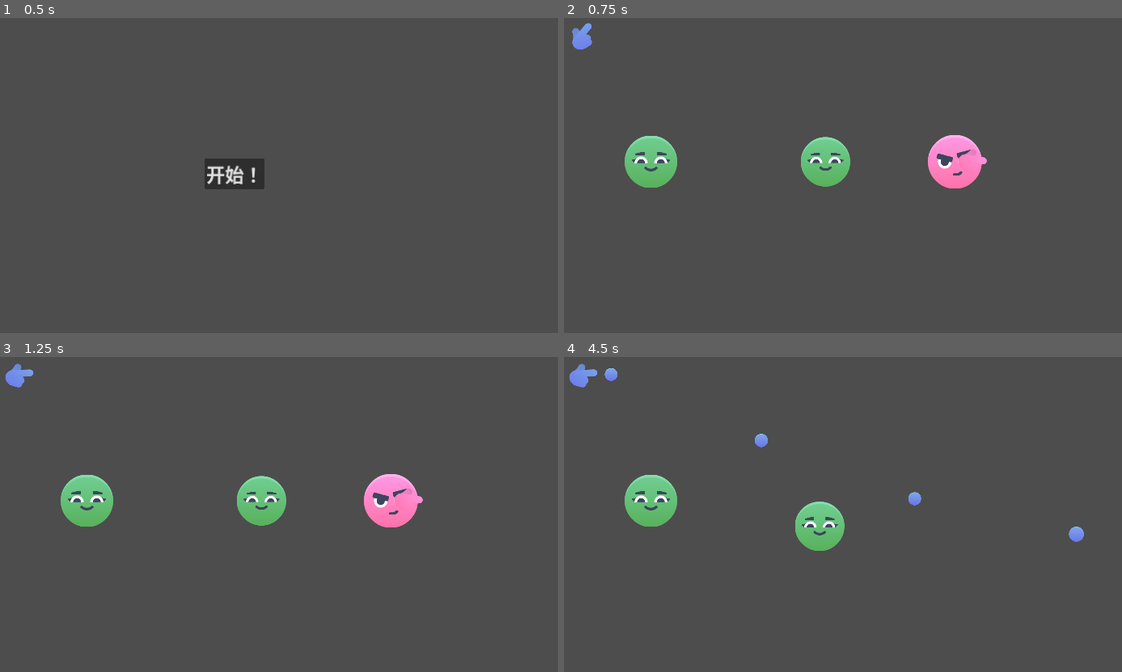
Above: before the commit, frames 1-4 (two rows, left to right).
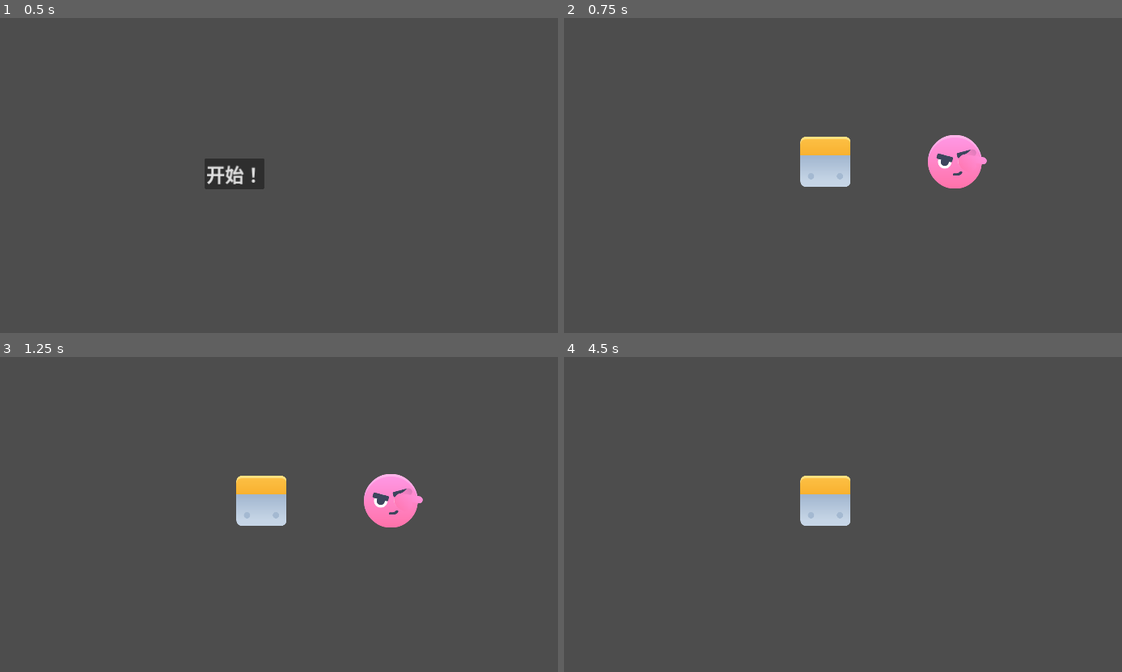
Above: after the commit, the same moments.

Repository: bluepinapple/DontTouchMe
Game: Godot game, scene res://scene/main_menu/main_menu.tscn
Same seed, same stepped clock (60 frames per second), same inputs: the game is played once before the commit and once after it.
Inputs:
- Up to frame 1 (0.5 s): no input
- Up to frame 2 (0.75 s): click "开始！" at 0.5 s
- Up to frame 3 (1.25 s): no input
- Up to frame 4 (4.5 s): hold D (move_right) 1.28-2.03 s; hold S (move_down) 2.03-2.78 s; hold D (move_right) 2.78-3.53 s; hold W (move_up) 3.53-4.28 s; hold A (move_left) from 4.28 s (still down)

Frame 1 is identical in both runs. In frame 2, 2.8% of the frame differs, in the area x 1-52%, y 1-54%; in frame 3, 2.8%; in frame 4, 3.7%, in the area x 0-94%, y 2-62%.

Commit message:
Enable to spwan static slime

Diff:
--- a/game_object/Bullet/bullet.gd
+++ b/game_object/Bullet/bullet.gd
@@ -10,9 +10,19 @@
 	scale = scale * randf_range(0.9,1.1)
 
 
+func _process(delta):
+	if scale > Vector2(3.0,3.0):
+		BulletCollisionComponent.bomb_bigger(self)
+	elif scale < Vector2(0.1,0.1):
+		scale = Vector2(0.1,0.1)
+
+
 func _physics_process(delta):
 	move_and_slide()
 	get_tree().create_timer(5).timeout.connect(func on_timer_timeout():queue_free())
+
+func set_collision_shape_2d_state(state:bool):
+	collision_shape_2d.disabled = state
 
 
 func get_radius():
--- a/game_object/Bullet/bullet.tscn
+++ b/game_object/Bullet/bullet.tscn
@@ -8,9 +8,14 @@
 
 [sub_resource type="CircleShape2D" id="CircleShape2D_noan0"]
 
+[sub_resource type="PhysicsMaterial" id="PhysicsMaterial_edukw"]
+bounce = 0.8
+
+[sub_resource type="CircleShape2D" id="CircleShape2D_f47nj"]
+
 [node name="Bullet" type="CharacterBody2D" groups=["bullet"]]
 scale = Vector2(0.51659, 0.51659)
-collision_layer = 7
+collision_layer = 151
 collision_mask = 16
 motion_mode = 1
 script = ExtResource("1_unvej")
@@ -35,3 +40,11 @@
 [node name="CollisionShape2D" type="CollisionShape2D" parent="."]
 scale = Vector2(3.61986, 3.61986)
 shape = SubResource("CircleShape2D_noan0")
+
+[node name="RigidBody2D" type="RigidBody2D" parent="."]
+collision_mask = 16
+physics_material_override = SubResource("PhysicsMaterial_edukw")
+
+[node name="CollisionShape2D" type="CollisionShape2D" parent="RigidBody2D"]
+scale = Vector2(3.46668, 3.46668)
+shape = SubResource("CircleShape2D_f47nj")
--- a/game_object/Bullet/player_bullet.gd
+++ b/game_object/Bullet/player_bullet.gd
@@ -3,23 +3,37 @@
 @export var max_speed :int = 1000
 @export var acceleration : float = 1000
 
+@onready var rigid_body_2d = $RigidBody2D
 @onready var area_2d = $Area2D
 @onready var collision_shape_2d = $Area2D/CollisionShape2D
 
+var desired_velocity : Vector2 = Vector2.ZERO
+
 func _ready():
 	scale = scale * randf_range(0.9,1.1)
+
+func _process(delta):
+	if scale > Vector2(3.0,3.0):
+		BulletCollisionComponent.bomb_bigger(self)
+	elif scale < Vector2(0.1,0.1):
+		scale = Vector2(0.1,0.1)
 
 
 func _physics_process(delta):
 	move_and_slide()
 	get_tree().create_timer(5).timeout.connect(func on_timer_timeout():queue_free())
 
+
+func set_collision_shape_2d_state(state:bool):
+	collision_shape_2d.disabled = state
+
+
 func get_radius():
 	var circle_shape =collision_shape_2d.shape as CircleShape2D
 	return circle_shape.radius * scale.x * collision_shape_2d.scale.x
 
 func accelerate_straight(direction : Vector2):
-	var desired_velocity = direction * max_speed
+	desired_velocity = direction * max_speed
 	velocity = velocity.lerp(desired_velocity , 1-exp(-acceleration * get_process_delta_time()))
 
 
--- a/game_object/Bullet/player_bullet.tscn
+++ b/game_object/Bullet/player_bullet.tscn
@@ -6,27 +6,34 @@
 
 [sub_resource type="CircleShape2D" id="CircleShape2D_6xp8r"]
 
-[node name="PlayerBullet" type="CharacterBody2D" groups=["bullet"]]
+[sub_resource type="CircleShape2D" id="CircleShape2D_x2myd"]
+
+[node name="PlayerBullet" type="CharacterBody2D" groups=["player_bullet"]]
 scale = Vector2(0.51659, 0.51659)
-collision_layer = 7
+collision_layer = 151
 collision_mask = 16
 motion_mode = 1
 script = ExtResource("1_fkikb")
 
 [node name="Sprite2D" type="Sprite2D" parent="."]
-position = Vector2(0, -40)
+position = Vector2(0, -0.651192)
 texture = ExtResource("2_48f6y")
 
 [node name="Area2D" type="Area2D" parent="."]
+position = Vector2(0, 3.8147e-06)
 collision_layer = 118
 collision_mask = 16
 
 [node name="CollisionShape2D" type="CollisionShape2D" parent="Area2D"]
 light_mask = 0
 visibility_layer = 0
-position = Vector2(0, -40)
+position = Vector2(0, -7.62939e-06)
 scale = Vector2(4.86814, 4.86814)
 shape = SubResource("CircleShape2D_6xp8r")
 
 [node name="CombineComponet" parent="." node_paths=PackedStringArray("touch_area") instance=ExtResource("3_qyv5y")]
 touch_area = NodePath("../Area2D")
+
+[node name="CollisionShape2D" type="CollisionShape2D" parent="."]
+scale = Vector2(3.71425, 3.71425)
+shape = SubResource("CircleShape2D_x2myd")
--- a/game_object/Enemy/enemy.gd
+++ b/game_object/Enemy/enemy.gd
@@ -18,9 +18,14 @@
 	run_away(delta)
 	move_and_slide()
 	if scale > Vector2(3.0,3.0):
-		BulletCollisionComponent.free_the_little_one(self)
-	elif scale < Vector2(0.3,0.3):
-		scale = Vector2(0.3,0.3)
+		BulletCollisionComponent.bomb_bigger(self)
+	elif scale < Vector2(0.1,0.1):
+		scale = Vector2(0.1,0.1)
+
+
+func set_collision_shape_2d_state(state:bool):
+	touch_collision.disabled = state
+
 
 func get_radius():
 	var radius = touch_collision.shape as CircleShape2D
--- a/game_object/Enemy/enemy.tscn
+++ b/game_object/Enemy/enemy.tscn
@@ -23,7 +23,7 @@
 
 [node name="TouchArea2D" type="Area2D" parent="."]
 unique_name_in_owner = true
-collision_layer = 30
+collision_layer = 158
 collision_mask = 12
 
 [node name="TouchCollision" type="CollisionShape2D" parent="TouchArea2D"]
--- /dev/null
+++ b/game_object/barraier/barrier.gd
@@ -0,0 +1,48 @@
+extends StaticBody2D
+
+@onready var right_area_2d = %RightArea2D
+@onready var up_area_2d = %UpArea2D
+@onready var down_area_2d = %DownArea2D
+@onready var left_area_2d = %LeftArea2D
+
+func _ready():
+	right_area_2d.area_entered.connect(on_right_area_entered)
+	left_area_2d.area_entered.connect(on_left_area_entered)
+	up_area_2d.area_entered.connect(on_up_area_entered)
+	down_area_2d.area_entered.connect(on_down_area_entered)
+
+
+func on_right_area_entered(other_area:Node2D):
+	var other = other_area.get_parent() as CharacterBody2D
+	if other.is_in_group("bullet") || other.is_in_group("player_bullet"):
+		var bounce_dir = Vector2(1,-1)
+		other.desired_velocity = other.desired_velocity * bounce_dir
+		other.accelerate_straight(other.desired_velocity/other.max_speed)
+		print("1")
+
+
+func on_left_area_entered(other_area:Node2D):
+	var other = other_area.get_parent()
+	if other.is_in_group("bullet") || other.is_in_group("player_bullet"):
+		var bounce_dir = Vector2(1,-1)
+		other.desired_velocity = other.desired_velocity * bounce_dir
+		other.accelerate_straight(other.desired_velocity/other.max_speed)
+		print("2")
+
+
+func on_up_area_entered(other_area:Node2D):
+	var other = other_area.get_parent()
+	if other.is_in_group("bullet") || other.is_in_group("player_bullet"):
+		var bounce_dir = Vector2(-1,1)
+		other.desired_velocity = other.desired_velocity * bounce_dir
+		other.accelerate_straight(other.desired_velocity/other.max_speed)
+		print("3")
+
+
+func on_down_area_entered(other_area:Node2D):
+	var other = other_area.get_parent()
+	if other.is_in_group("bullet") || other.is_in_group("player_bullet"):
+		var bounce_dir = Vector2(-1,1)
+		other.desired_velocity = other.desired_velocity * bounce_dir
+		other.accelerate_straight(other.desired_velocity/other.max_speed)
+		print("4")
--- /dev/null
+++ b/game_object/barraier/barrier.tscn
@@ -0,0 +1,63 @@
+[gd_scene load_steps=5 format=3 uid="uid://bylxnw3t4c1ca"]
+
+[ext_resource type="Texture2D" uid="uid://nmaglmfxxqpf" path="res://game_object/barraier/tile.png" id="1_xrh8q"]
+[ext_resource type="Script" path="res://game_object/barraier/barrier.gd" id="1_yb4re"]
+
+[sub_resource type="RectangleShape2D" id="RectangleShape2D_dcl2o"]
+
+[sub_resource type="RectangleShape2D" id="RectangleShape2D_k331f"]
+size = Vector2(165, 165)
+
+[node name="Barrier" type="StaticBody2D"]
+collision_layer = 255
+script = ExtResource("1_yb4re")
+
+[node name="Sprite2D" type="Sprite2D" parent="."]
+scale = Vector2(0.932756, 0.932756)
+texture = ExtResource("1_xrh8q")
+
+[node name="CollisionShape2D" type="CollisionShape2D" parent="."]
+scale = Vector2(6.39405, 6.39405)
+shape = SubResource("RectangleShape2D_dcl2o")
+
+[node name="RightArea2D" type="Area2D" parent="."]
+unique_name_in_owner = true
+position = Vector2(79, 0)
+scale = Vector2(0.0399998, 0.96)
+collision_layer = 0
+collision_mask = 17
+
+[node name="CollisionShape2D" type="CollisionShape2D" parent="RightArea2D"]
+shape = SubResource("RectangleShape2D_k331f")
+
+[node name="UpArea2D" type="Area2D" parent="."]
+unique_name_in_owner = true
+position = Vector2(5.18696e-13, -79)
+rotation = -1.5708
+scale = Vector2(0.0399998, 1)
+collision_layer = 0
+collision_mask = 17
+
+[node name="CollisionShape2D" type="CollisionShape2D" parent="UpArea2D"]
+shape = SubResource("RectangleShape2D_k331f")
+
+[node name="DownArea2D" type="Area2D" parent="."]
+unique_name_in_owner = true
+position = Vector2(9.59233e-14, 79)
+rotation = -1.5708
+scale = Vector2(0.0399998, 1)
+collision_layer = 0
+collision_mask = 17
+
+[node name="CollisionShape2D" type="CollisionShape2D" parent="DownArea2D"]
+shape = SubResource("RectangleShape2D_k331f")
+
+[node name="LeftArea2D" type="Area2D" parent="."]
+unique_name_in_owner = true
+position = Vector2(-79, 0)
+scale = Vector2(0.0399998, 0.96)
+collision_layer = 0
+collision_mask = 17
+
+[node name="CollisionShape2D" type="CollisionShape2D" parent="LeftArea2D"]
+shape = SubResource("RectangleShape2D_k331f")
--- a/game_object/player/Player.gd
+++ b/game_object/player/Player.gd
@@ -4,10 +4,10 @@
 @export var acceleration_smoothing = 100
 @onready var area_2d = $Area2D
 @onready var visuals = $Visuals as Node2D
-@onready var hurt_shape_2d = %hurtShape2D
+@onready var hurt_shape_2d = $Area2D/CollisionShape2D
 
 func _ready():
-	GameEvent.scale_changed.connect(on_player_scale_changed)
+	GameEvent.player_scale_changed.connect(on_player_scale_changed)
 	area_2d.area_entered.connect(on_body_entered)
 
 
@@ -26,7 +26,7 @@
 
 func get_radius():
 	var circle_shape = hurt_shape_2d.shape as CircleShape2D
-	return circle_shape.radius
+	return circle_shape.radius * scale.x * hurt_shape_2d.scale.x
 
 func get_movement_vecter():
 
@@ -40,14 +40,29 @@
 	var other = other_node.get_parent() as CharacterBody2D
 	if other == null:
 		return
-	GameEvent.emit_player_scale_changed(other.scale)
+	var self_radius = get_radius()
+	var other_radius = other.get_radius()
 
+	if other.is_in_group("player_bullet"):
+		other_radius = other_radius * .8
+	var increas_percent = sqrt(self_radius*self_radius + other_radius*other_radius) / self_radius
+	var result_scale = scale * increas_percent
+	if result_scale > Vector2(10,10):
+		BulletCollisionComponent.bomb_bigger(self)
+	else :
+		var tween = create_tween()
+		tween.tween_property(self,"scale",result_scale,.2).set_ease(Tween.EASE_IN).set_trans(Tween.TRANS_CUBIC)
 
-func on_player_scale_changed(scale_amount:Vector2):
-	var scale_increase = scale + scale_amount
-	var tween = create_tween()
-	tween.tween_property(self,"scale",scale_increase,.2).set_ease(Tween.EASE_IN).set_trans(Tween.TRANS_CUBIC)
-	if scale > Vector2(3.0,3.0):
-		scale = Vector2(3.0,3.0)
-	elif scale < Vector2(0.3,0.3):
-		scale = Vector2(0.3,0.3)
+func on_player_scale_changed(other_node:CharacterBody2D):
+	if other_node.is_in_group("player_bullet"):
+		var bullet_radius = other_node.get_radius()
+		var player_radius = get_radius()
+		if player_radius <= bullet_radius:
+			scale = Vector2(.1,.1)
+		else :
+			var increas_percent = sqrt(player_radius*player_radius - bullet_radius*bullet_radius) / player_radius
+			var result_scale = scale * increas_percent
+			var tween = create_tween()
+			tween.tween_property(self,"scale",result_scale,.2).set_ease(Tween.EASE_IN).set_trans(Tween.TRANS_CUBIC)
+	else :
+		pass
--- a/game_object/player/Player.tscn
+++ b/game_object/player/Player.tscn
@@ -18,16 +18,12 @@
 acceleration_smoothing = 20
 
 [node name="Area2D" type="Area2D" parent="."]
-collision_layer = 20
+collision_layer = 244
 collision_mask = 2
 
-[node name="hurtShape2D" type="CollisionShape2D" parent="Area2D"]
-unique_name_in_owner = true
-light_mask = 0
-visibility_layer = 0
-scale = Vector2(10.5319, 10.5319)
-shape = SubResource("CircleShape2D_1l4n5")
-debug_color = Color(0, 0.6, 0.701961, 0.419608)
+[node name="CollisionShape2D" type="CollisionShape2D" parent="Area2D"]
+scale = Vector2(10.532, 10.532)
+shape = SubResource("CircleShape2D_ewhyf")
 
 [node name="Visuals" type="Node2D" parent="."]
 
--- a/game_object/shoot_device/shoot_device.gd
+++ b/game_object/shoot_device/shoot_device.gd
@@ -5,10 +5,10 @@
 @onready var touch_collision = %TouchCollision
 
 func _process(delta):
-	if scale > Vector2(5.0,5.0):
-		BulletCollisionComponent.free_the_little_one(self)
-	elif scale < Vector2(0.3,0.3):
-		scale = Vector2(0.3,0.3)
+	if scale > Vector2(10.0,10.0):
+		BulletCollisionComponent.bomb_bigger(self)
+	elif scale < Vector2(0.1,0.1):
+		scale = Vector2(0.1,0.1)
 
 
 func get_radius():
--- a/game_object/static_slime/static_slime.gd
+++ b/game_object/static_slime/static_slime.gd
@@ -1,19 +1,60 @@
 extends CharacterBody2D
 
 @onready var touch_area_2d = %TouchArea2D
-@onready var collision_shape_2d = $CollisionShape2D
+@onready var collision_shape_2d = $TouchArea2D/CollisionShape2D
 @onready var check_area_2d = %CheckArea2D
 
 func _ready():
+	#await get_tree().create_timer(.1).timeout
+	#print(check_area_2d.get_overlapping_areas().is_empty())
 	scale = scale * randf_range(0.9,1.1)
+	await get_tree().create_timer(1).timeout
 
 func _process(delta):
+	#print("ready",check_area_2d.get_overlapping_areas().size(),check_area_2d.get_overlapping_bodies().size())
+	#print(check_area_2d.get_overlapping_areas().size())
 	if scale > Vector2(3.0,3.0):
-		BulletCollisionComponent.free_the_little_one(self)
-	elif scale < Vector2(0.3,0.3):
-		scale = Vector2(0.3,0.3)
+		BulletCollisionComponent.bomb_bigger(self)
+	elif scale < Vector2(0.1,0.1):
+		scale = Vector2(0.1,0.1)
 
 
 func get_radius():
 	var radius = collision_shape_2d.shape as CircleShape2D
 	return radius.radius * scale.x * collision_shape_2d.scale.x
+
+
+func switch_enable_touch():
+	collision_shape_2d.disabled = !collision_shape_2d.disabled
+
+func set_collision_shape_2d_state(state:bool):
+	collision_shape_2d.disabled = state
+
+func try_to_spwan(death_position:Vector2):
+	var spwan_succed = 0
+
+	var random_rotation = Vector2.RIGHT.rotated(randf_range(0,TAU))*randf_range(10,80)
+	var spwan_position = random_rotation + death_position
+	global_position = spwan_position
+	scale = scale * 0.3
+	await get_tree().create_timer(.1).timeout
+
+	for i in 50:
+		print(check_area_2d.get_overlapping_areas().is_empty())
+		if i >=40:
+			print("freed")
+			self.queue_free()
+			break
+
+		if check_area_2d.get_overlapping_areas().is_empty():
+			visible = true
+			collision_shape_2d.disabled = false
+			spwan_succed +=1
+			break
+		else :
+			random_rotation = Vector2.RIGHT.rotated(randf_range(0,TAU))*randf_range(10,80)
+			spwan_position = random_rotation + death_position
+			global_position = spwan_position
+			print("arrey",check_area_2d.get_overlapping_areas())
+		print("i",i)
+	print("succed",spwan_succed)
--- a/game_object/static_slime/static_slime.tscn
+++ b/game_object/static_slime/static_slime.tscn
@@ -9,7 +9,9 @@
 [sub_resource type="CircleShape2D" id="CircleShape2D_qchev"]
 
 [node name="StaticSlime" type="CharacterBody2D" groups=["static_slime"]]
+collision_layer = 129
 collision_mask = 4
+motion_mode = 1
 script = ExtResource("1_cp7vu")
 
 [node name="Sprite2D" type="Sprite2D" parent="."]
@@ -17,7 +19,7 @@
 
 [node name="TouchArea2D" type="Area2D" parent="."]
 unique_name_in_owner = true
-collision_layer = 54
+collision_layer = 246
 collision_mask = 32
 
 [node name="CollisionShape2D" type="CollisionShape2D" parent="TouchArea2D"]
@@ -26,8 +28,8 @@
 
 [node name="CheckArea2D" type="Area2D" parent="."]
 unique_name_in_owner = true
-collision_layer = 54
-collision_mask = 32
+collision_layer = 128
+collision_mask = 128
 
 [node name="CollisionShape2D" type="CollisionShape2D" parent="CheckArea2D"]
 scale = Vector2(4.06453, 4.06453)
--- a/project.godot
+++ b/project.godot
@@ -84,3 +84,4 @@
 2d_physics/layer_5="bullet"
 2d_physics/layer_6="staticslime"
 2d_physics/layer_7="device"
+2d_physics/layer_8="staticslimecheck"
--- a/scene/autoload/collision_combine_component.gd
+++ b/scene/autoload/collision_combine_component.gd
@@ -1,7 +1,6 @@
 extends Node
 
-@export var slime_scene : PackedScene
-
+@onready var slime_scene = preload("res://game_object/static_slime/static_slime.tscn")
 
 func free_the_little_one(little_one : CharacterBody2D):
 	var tween = create_tween()
@@ -10,14 +9,31 @@
 
 
 func queue_free_little_one(little_one : CharacterBody2D):
-	if little_one.is_in_group("enemy") || little_one.is_in_group("static_slime"):
-		drop_slime(little_one.global_position)
 	little_one.queue_free()
 
 
-func drop_slime(spwan_position:Vector2):
-	if spwan_position == null:
+func bomb_bigger(bomb:CharacterBody2D):
+	var spwan_position = bomb.global_position
+	bomb.queue_free()
+	var tween = create_tween()
+	tween.tween_property(bomb,"scale",Vector2.ZERO,.2).set_ease(Tween.EASE_OUT).set_trans(Tween.TRANS_CUBIC)
+	tween.tween_callback(Callable(drop_slime).bind(spwan_position))
+
+
+
+func drop_slime(death_position:Vector2):
+	if death_position == null:
 		return
-	var slime_instance = slime_scene.instantiate() as CharacterBody2D
-	slime_instance.visible = false
-	slime_instance.global_position = spwan_position
+	#print(slime_scene)
+	var entities_layer = get_tree().get_first_node_in_group("entities_layer")
+	if entities_layer == null:
+		return
+	for i in randi_range(1,3):
+		await get_tree().create_timer(randf_range(.1,.3)).timeout
+		var slime_instance = slime_scene.instantiate() as CharacterBody2D
+		entities_layer.add_child(slime_instance)
+		slime_instance.visible = false
+		slime_instance.set_collision_shape_2d_state(true)
+		#slime_instance.switch_enable_touch()
+		slime_instance.try_to_spwan(death_position)
+		#await get_tree().create_timer(.1).timeout
--- a/scene/autoload/collision_combine_component.tscn
+++ b/scene/autoload/collision_combine_component.tscn
@@ -1,8 +1,6 @@
-[gd_scene load_steps=3 format=3 uid="uid://du81ht4ux08db"]
+[gd_scene load_steps=2 format=3 uid="uid://du81ht4ux08db"]
 
 [ext_resource type="Script" path="res://scene/autoload/collision_combine_component.gd" id="1_k0spc"]
-[ext_resource type="PackedScene" uid="uid://bobhew4uj18th" path="res://game_object/static_slime/static_slime.tscn" id="2_juifx"]
 
 [node name="CollisionCombineComponent" type="Node"]
 script = ExtResource("1_k0spc")
-slime_scene = ExtResource("2_juifx")
--- a/scene/autoload/combine_componet.gd
+++ b/scene/autoload/combine_componet.gd
@@ -12,23 +12,23 @@
 
 	return touch_area.owner.get_radius()
 
+func queue_free_owner():
+	owner.queue_free()
+
 
 func on_area_entered(other:Node2D):
 	var other_radius = other.owner.get_radius()
 	var self_radius = get_radius()
 
-	var is_owner_player = owner.is_in_group("player")
 	var is_other_player = other.owner.is_in_group("player")
+
 	var is_owner_enemy = owner.is_in_group("enemy")
 	var is_other_enmey = other.owner.is_in_group("enemy")
 
-	if is_owner_player || is_other_player:
-		if is_other_player && is_owner_player:
-			return
-		elif is_owner_player:
-			scale_increas(self_radius,other_radius)
-		else :
-			BulletCollisionComponent.free_the_little_one(owner)
+	if  is_other_player:
+		var tween = create_tween()
+		tween.tween_property(owner,"scale",Vector2.ZERO,.2).set_ease(Tween.EASE_OUT).set_trans(Tween.TRANS_CUBIC)
+		owner.queue_free()
 	else :
 		if is_owner_enemy || is_other_enmey:
 			if is_owner_enemy && (!is_other_enmey):
@@ -52,7 +52,7 @@
 
 
 func scale_increas(self_radius:float,other_radius:float):
-	var increas_percent = (other_radius+self_radius) / self_radius
+	var increas_percent = sqrt(self_radius*self_radius + other_radius*other_radius) / self_radius
 	if owner == null:
 		return
 	var result_scale = owner.scale * increas_percent
--- a/scene/autoload/game_event.gd
+++ b/scene/autoload/game_event.gd
@@ -1,6 +1,6 @@
 extends Node
 
-signal scale_changed
+signal player_scale_changed
 
-func emit_player_scale_changed(scale_amount:Vector2):
-	scale_changed.emit(scale_amount)
+func emit_player_scale_changed(other_node:CharacterBody2D):
+	player_scale_changed.emit(other_node)
--- a/scene/component/shootingcomponent.gd
+++ b/scene/component/shootingcomponent.gd
@@ -41,7 +41,10 @@
 			bullet_instance.scale = bullet_instance.scale * player.scale.x
 			bullet_instance.accelerate_straight(get_shoot_vecter().normalized())
 			get_tree().create_timer(.2).timeout.connect(on_timer_timeout)
-			GameEvent.emit_player_scale_changed(-bullet_instance.scale*.1)
+			GameEvent.emit_player_scale_changed(bullet_instance)
+
+
+
 
 func get_shoot_vecter():
 
--- a/scene/main.tscn
+++ b/scene/main.tscn
@@ -1,8 +1,7 @@
-[gd_scene load_steps=5 format=3 uid="uid://bhl115qinhvbp"]
+[gd_scene load_steps=4 format=3 uid="uid://bhl115qinhvbp"]
 
 [ext_resource type="PackedScene" uid="uid://can7rgrgkfjbs" path="res://game_object/player/Player.tscn" id="1_w328f"]
-[ext_resource type="PackedScene" uid="uid://5v8ka0iwb20e" path="res://game_object/Enemy/enemy.tscn" id="2_kona6"]
-[ext_resource type="PackedScene" uid="uid://e3wn7ynoka18" path="res://game_object/shoot_device/shoot_device.tscn" id="3_tlfrx"]
+[ext_resource type="PackedScene" uid="uid://bylxnw3t4c1ca" path="res://game_object/barraier/barrier.tscn" id="2_h8vtc"]
 
 [sub_resource type="RectangleShape2D" id="RectangleShape2D_jkvs2"]
 
@@ -14,13 +13,7 @@
 [node name="Player" parent="EntitiesLayer" instance=ExtResource("1_w328f")]
 position = Vector2(384, 0)
 
-[node name="Enemy" parent="EntitiesLayer" instance=ExtResource("2_kona6")]
-
-[node name="Enemy2" parent="EntitiesLayer" instance=ExtResource("2_kona6")]
-position = Vector2(-518, 0)
-
-[node name="ShootDevice" parent="EntitiesLayer" instance=ExtResource("3_tlfrx")]
-position = Vector2(-721, -371)
+[node name="Barrier" parent="EntitiesLayer" instance=ExtResource("2_h8vtc")]
 
 [node name="BulletsLayer" type="Area2D" parent="." groups=["bullets_layer"]]
 position = Vector2(1040, 504)
Not shown: 1 places in game_object/Bullet/bullet.tscn that only renumber resources
Not shown: 1 places in game_object/Bullet/player_bullet.tscn that only renumber resources
Binary file added: game_object/barraier/tile.png
Not shown, added: game_object/barraier/tile.png.import
Not shown: 1 places in game_object/player/Player.tscn that only renumber resources
